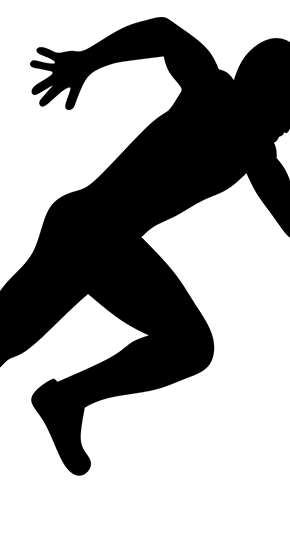
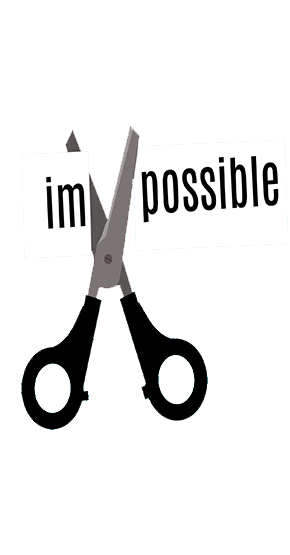
Layered file, before and after one edit (290x555). Changes by layer:
added layer "impossible-4505790_1920" above "sprinter-4053759_1280" over [20, 125, 289, 431]
hid "sprinter-4053759_1280" over [0, 17, 290, 476]
